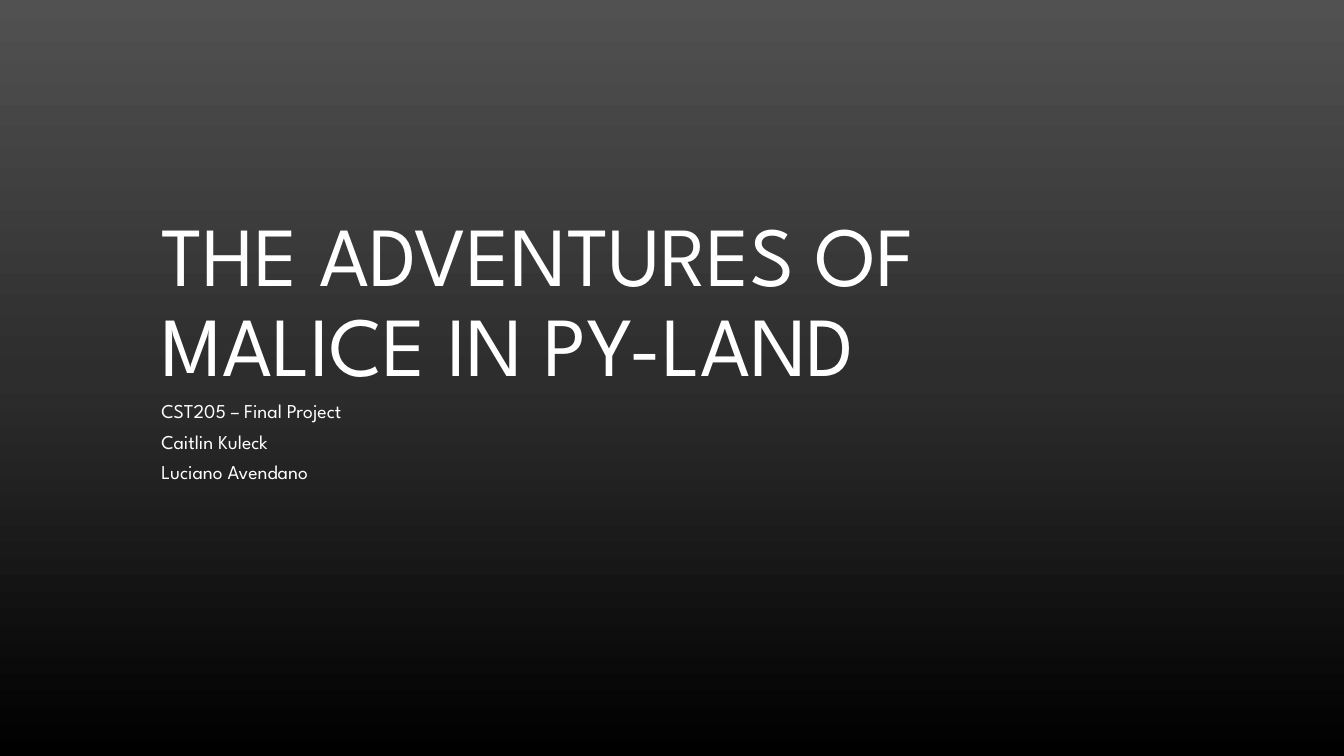
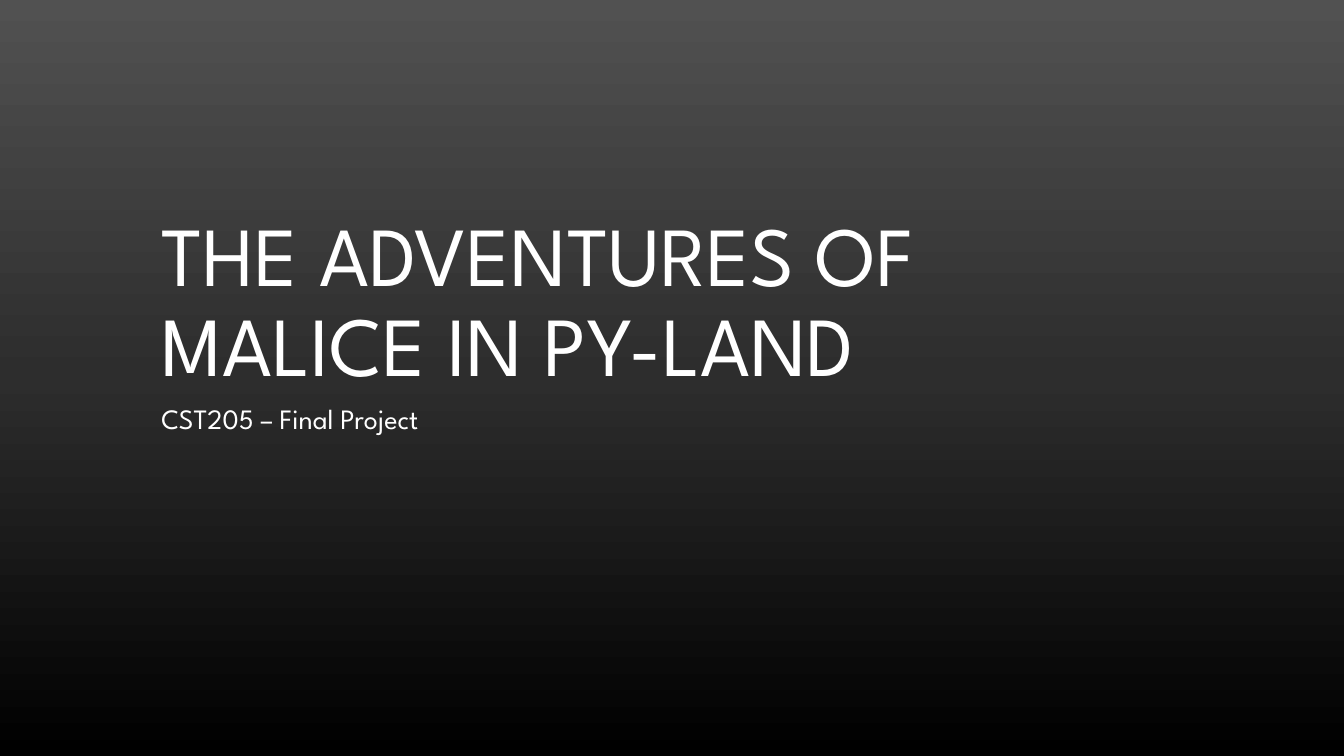
Before and after one commit to kTeaBear/Malice-in-Pyland, a slide deck: slide 1 of CST205 - Final Project Powerpoint.pptx. Drawn at 1344x756 pixels with LibreOffice and Linux fonts; fonts in the diff are those of the drawing; background and template pictures are left out. Boxes give left, top, right and bottom in pixels: in the first picture for what was removed or moved away, otherwise in the second. Text is boxed around its words. In the diff, an @@ line names an element or a change of style, - is before the commit and + after.

```diff
--- a/CST205 - Final Project Powerpoint.pptx
+++ b/CST205 - Final Project Powerpoint.pptx
@@ subtitle "CST205 – Final Project" at [161, 409, 418, 435]: size 14 to 20 pt; line spacing 0.7 to 0.9 @@
@@ subtitle at [161, 435, 308, 479]: paragraphs removed @@
-Caitlin Kuleck
-Luciano Avendano
```
Also in this commit, not shown: 1 other slide changed, 3 slides added.
